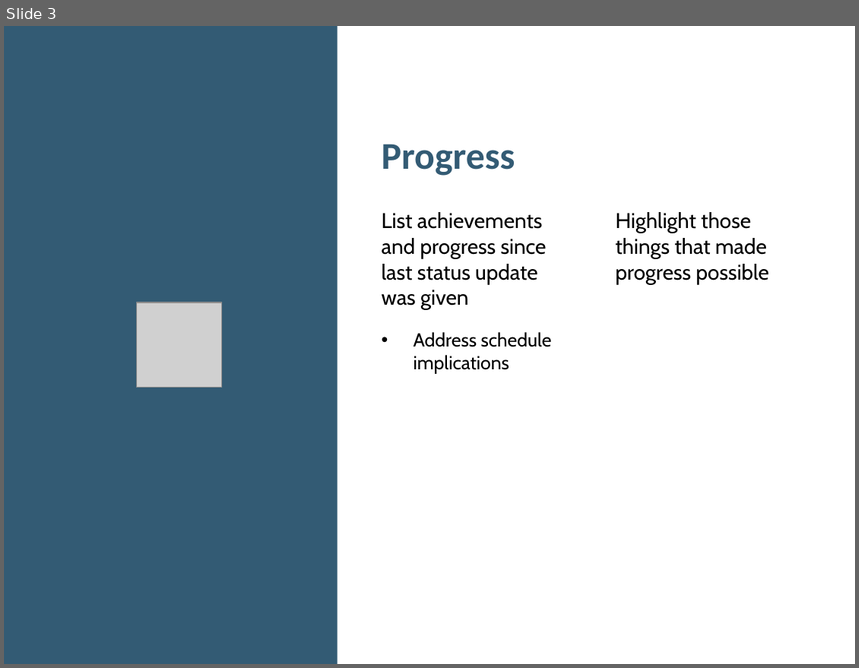
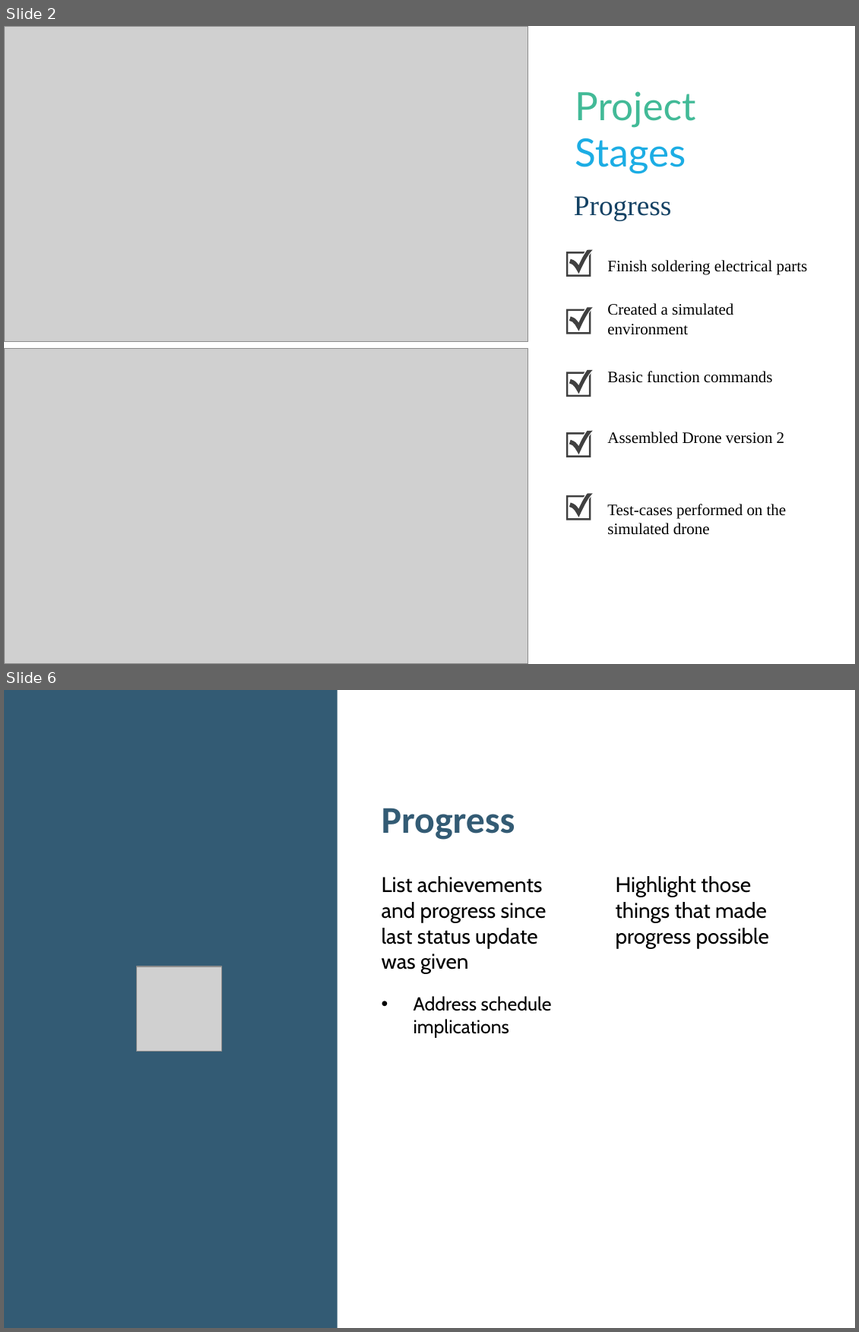
Before and after one commit to 1659012/RnD16Bit, a slide deck: Presentation/Project Status.pptx. Shown one above the other, each under a label of ours: slide 3 before the commit, slides 2 and 6 after it; the slides between them are not shown. The pictures are 859x668 and 859x1332 pixels, drawn with LibreOffice and Linux fonts; fonts in the diff are those of the drawing; grey boxes stand for pictures. Boxes give left, top, right and bottom in pixels: in the first picture for what was removed or moved away, otherwise in the second. Text is boxed around its words. In the diff, an @@ line names an element or a change of style, - is before the commit and + after.

```diff
--- a/Presentation/Project Status.pptx
+++ b/Presentation/Project Status.pptx
@@ slide 2 added at <box>4,26,855,664</box>, background #FFFFFF @@
@@ picture added at <box>4,26,528,342</box> @@
@@ title added at <box>575,91,696,174</box>, 33 pt, text #42BA97 @@
+Project Stages
@@ text added at <box>574,196,672,221</box>, 24 pt, text #134163 @@
+Progress
@@ freeform shape added at <box>566,250,592,276</box>, fill #404040 @@
@@ text added at <box>607,260,808,275</box>, 13.5 pt, text #000000 @@
+Finish soldering electrical parts
@@ freeform shape added at <box>566,308,592,334</box>, fill #404040 @@
@@ text added at <box>607,303,734,335</box>, 13.5 pt, text #000000 @@
+Created a simulated environment
@@ picture added at <box>4,348,528,664</box> @@
@@ freeform shape added at <box>566,371,592,397</box>, fill #404040 @@
@@ text added at <box>607,371,773,383</box>, 13.5 pt, text #000000 @@
+Basic function commands
@@ freeform shape added at <box>566,431,592,458</box>, fill #404040 @@
@@ text added at <box>607,432,785,444</box>, 13.5 pt, text #000000 @@
+Assembled Drone version 2
@@ freeform shape added at <box>566,494,592,521</box>, fill #404040 @@
@@ text added at <box>607,504,787,535</box>, 13.5 pt, text #000000 @@
+Test-cases performed on the simulated drone
@@ what was slide 3 is now slide 6 @@
```
Also in this commit, not shown: 1 slide changed, 3 other slides added, 2 slides removed, 11 other files.
